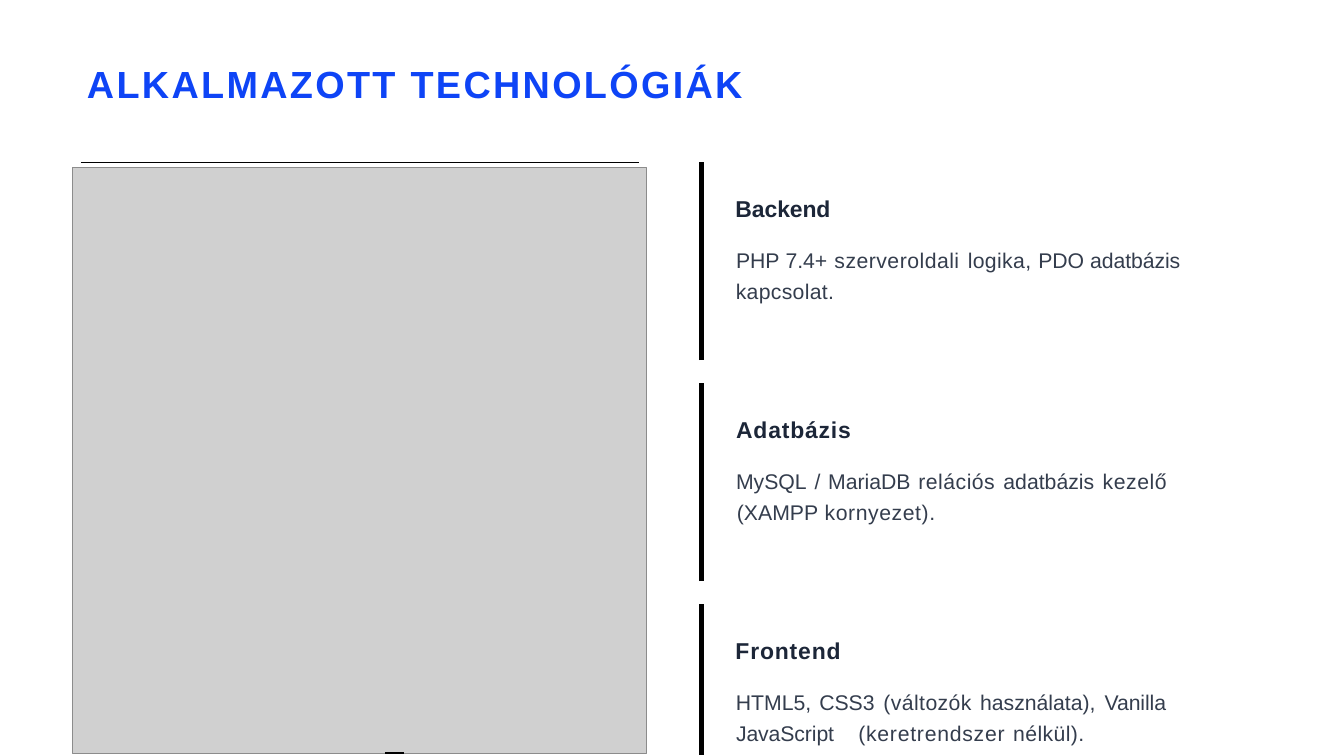
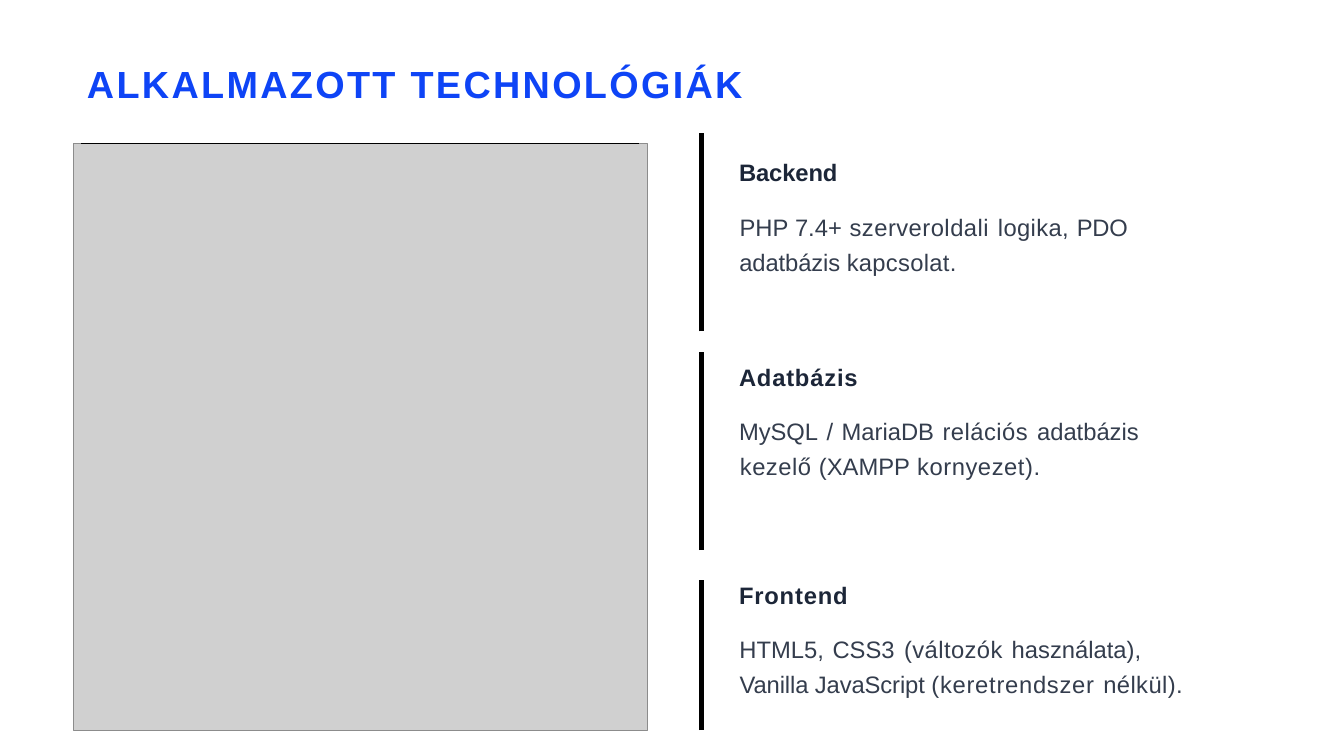
Before and after one commit to Fotelharc0s/Felveo, a slide deck: slide 6 of Docs/Hivatalos PPT_Felveo .pptx. Drawn at 1344x756 pixels with LibreOffice and Linux fonts; fonts in the diff are those of the drawing; grey boxes stand for pictures. Boxes give left, top, right and bottom in pixels: in the first picture for what was removed or moved away, otherwise in the second. Text is boxed around its words. In the diff, an @@ line names an element or a change of style, - is before the commit and + after.

```diff
--- a/Docs/Hivatalos PPT_Felveo .pptx
+++ b/Docs/Hivatalos PPT_Felveo .pptx
@@ picture: place and size @@
-picture at (73,167,647,754)
+picture at (73,144,647,730)
@@ freeform shape: place and size @@
-freeform shape at (81,162,639,162)
+freeform shape at (81,144,639,144)
@@ freeform shape: place and size @@
-freeform shape at (701,162,701,360)
+freeform shape at (701,133,701,331)
@@ text "Backend": place and size @@
-text "Backend" at (735,200,1180,304)
+text "Backend" at (739,163,1128,276)
@@ text "Backend" at (739,163,1128,276): size 27 to 28 pt in "Backend"; size 25 to 28 pt in "PHP 7.4+ szerveroldali logika, PDO adatbázis kapcsolat." @@
@@ freeform shape: place and size @@
-freeform shape at (701,383,701,581)
+freeform shape at (701,352,701,550)
@@ text "Adatbázis": place and size @@
-text "Adatbázis" at (736,421,1167,525)
+text "Adatbázis" at (739,368,1139,480)
@@ text "Adatbázis" at (739,368,1139,480): size 27 to 28 pt in "Adatbázis"; size 25 to 28 pt in "MySQL / MariaDB relációs adatbázis kezelő (XAMPP ..." @@
@@ freeform shape: place and size @@
-freeform shape at (701,604,701,755)
+freeform shape at (701,579,701,730)
@@ text "Frontend": place and size @@
-text "Frontend" at (735,642,1166,746)
+text "Frontend" at (739,586,1182,698)
@@ text "Frontend" at (739,586,1182,698): size 27 to 28 pt in "Frontend"; size 25 to 28 pt in "HTML5, CSS3 (változók használata), Vanilla JavaScript (keret ..." @@
@@ freeform shape removed at (385,753,404,753) @@
```
Also in this commit, not shown: 10 other slides changed, 1 slide removed, 5 other files.
